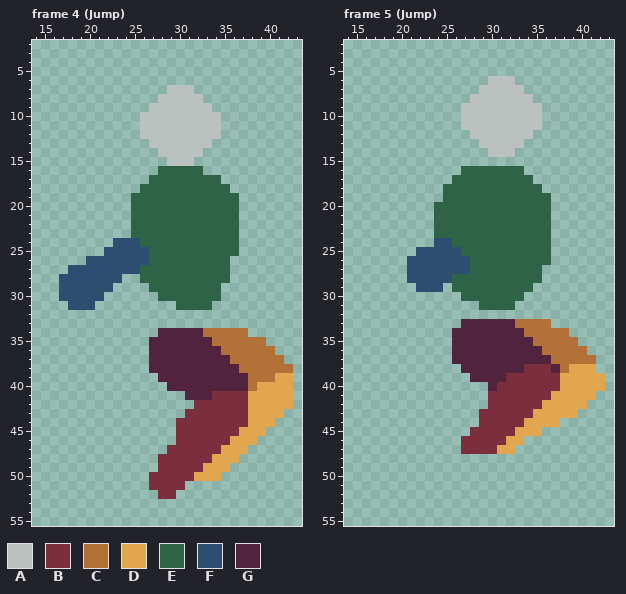
File history of a pixel-art file, Biogenesis_SNZA/Assets/Sprites/Liora/Liora_Jump.aseprite. That is the earlier state.
64x64 pixels, 14 frames. Shown: frame 4 (Jump): x 14..43, y 2..55; frame 5 (Jump): x 14..43, y 2..55. The commit also changed other frames, which this record leaves out.
Palette (. is transparent): A #bbc1be  B #7b2e3d  C #b47137  D #e1a64e  E #2e6348  F #2d4e71  G #52233c
Pixels before, frame 4 (Jump), first column x 17:
 7 ............AAA...........
 8 ...........AAAAA..........
 9 ..........AAAAAAA.........
10 .........AAAAAAAAA........
11 .........AAAAAAAAA........
12 .........AAAAAAAAA........
13 ..........AAAAAAA.........
14 ...........AAAAA..........
15 ............AAA...........
16 ...........EEEEE..........
17 ..........EEEEEEEE........
18 .........EEEEEEEEEE.......
19 ........EEEEEEEEEEEE......
20 ........EEEEEEEEEEEE......
21 ........EEEEEEEEEEEE......
22 ........EEEEEEEEEEEE......
23 ........EEEEEEEEEEEE......
24 ......FFFEEEEEEEEEEE......
25 .....FFFFFEEEEEEEEEE......
26 ...FFFFFFFEEEEEEEEE.......
27 .FFFFFFFFEEEEEEEEEE.......
28 FFFFFFF..EEEEEEEEEE.......
29 FFFFFF....EEEEEEEE........
30 FFFFF......EEEEEEE........
31 .FFF.........EEEE.........
32 ..........................
33 ..........................
34 ...........GGGGGCCCCC.....
35 ..........GGGGGGGCCCCCC...
36 ..........GGGGGGGGCCCCCC..
37 ..........GGGGGGGGGCCCCCC.
38 ..........GGGGGGGGGGCCCCCC
39 ...........GGGGGGGGGGCCCDD
40 ............GGGGGGGGGCDDDD
41 ..............GGGBBBBDDDDD
42 ...............BBBBBBDDDDD
43 ..............BBBBBBBDDDD.
44 .............BBBBBBBBDDD..
45 .............BBBBBBBDDD...
46 .............BBBBBBDDD....
47 ............BBBBBBDDD.....
48 ...........BBBBBBDDD......
49 ...........BBBBBDDD.......
50 ..........BBBBBDDD........
51 ..........BBBB............
52 ...........BB.............
Pixels before, frame 5 (Jump), first column x 21:
 6 .........AAA..........
 7 ........AAAAA.........
 8 .......AAAAAAA........
 9 ......AAAAAAAAA.......
10 ......AAAAAAAAA.......
11 ......AAAAAAAAA.......
12 .......AAAAAAA........
13 ........AAAAA.........
14 .........AAA..........
15 ......................
16 ......EEEEEEE.........
17 .....EEEEEEEEE........
18 ....EEEEEEEEEEE.......
19 ....EEEEEEEEEEEE......
20 ...EEEEEEEEEEEEE......
21 ...EEEEEEEEEEEEE......
22 ...EEEEEEEEEEEEE......
23 ...EEEEEEEEEEEEE......
24 ...FFEEEEEEEEEEE......
25 .FFFFFEEEEEEEEEE......
26 FFFFFFFEEEEEEEEE......
27 FFFFFFFEEEEEEEE.......
28 FFFFFEEEEEEEEEE.......
29 .FFF.EEEEEEEEE........
30 ......EEEEEEE.........
31 ........EEEE..........
32 ......................
33 ......GGGGGGCCCC......
34 .....GGGGGGGGCCCCC....
35 .....GGGGGGGGGCCCCC...
36 .....GGGGGGGGGGCCCCC..
37 .....GGGGGGGGGGGCCCCC.
38 ......GGGGGGGBBBGCDDD.
39 .......GGGGBBBBBBDDDDD
40 .........GBBBBBBBDDDDD
41 .........BBBBBBBDDDDD.
42 .........BBBBBBDDDDD..
43 ........BBBBBBDDDDD...
44 ........BBBBBDDDD.....
45 .......BBBBBDDD.......
46 ......BBBBBDD.........
47 ......BBBBDD..........
After:
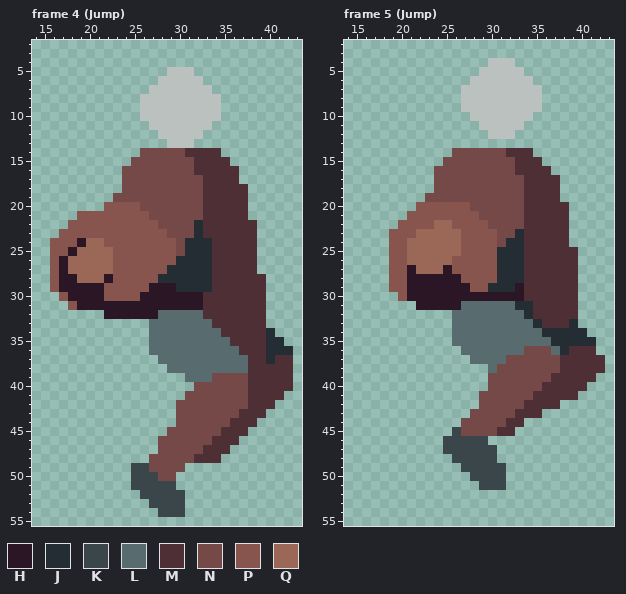
Colours new in this view: H #2b1625  J #232d33  K #3a464a  L #586b6f  M #4e2f35  N #754947  P #88544e  Q #9b6757
Message: Personal Roberto y Actualización Jump
Changes in this commit:
layer "Layer 4" added
layer "Layer 5" added
Changed rows in their new state; - is an unchanged pixel.
Frame 4 (Jump), layers "Layer 5", "Layer 4", "Layer 3":
first column x 16:
 5 -------------AAA-----------
 6 ------------AAAAA----------
 7 -----------AA---AA---------
 8 ----------AA-----AA--------
 9 ----------A-------A--------
11 ----------.-------.--------
12 ----------..-----..--------
13 -----------..---..---------
14 ----------NNNNNMMMM--------
15 ---------NNNNNNNMMMM-------
16 --------NNNNNNNNMMMMM------
17 --------NNNNNNNNNMMMM------
18 --------NNNNNNNNNMMMMM-----
19 -------NNNNNNNNNNMMMMM-----
20 ------PPPPNNNNNNNMMMMM-----
21 ---PPPPPPPPNNNNNNMMMMM-----
22 --PPPPPPPPPPNNNNJMMMMMM----
23 -PPPPPPPPPPPPNNNJMMMMMM----
24 PPPHQQPPPPPPPPNJJJMMMMM----
25 PPHQQQQPPPPPPPNJJJMMMMM----
26 PHQQQQQPPPPPPPJJJJMMMMM----
27 PHQQQQQPPPPPPJJJJJMMMMM----
28 PHHQQQHPPPPPJJJJJJMMMMMM---
29 PHHHHHPPPPPHHHJJJJMMMMMM---
30 -PHHHHPPPPHHHHHHHMMMMMMM---
31 --PHHHHHHHHHHHHHHMMMMMMM---
32 ------HHHHHHLLLLLMMMMMMM---
33 -----------LLLLLLLMMMMMM---
34 -----------LLLLLLLLMMMMMJ--
35 -----------LLLLLLLLLMMMMJJ-
36 -----------LLLLLLLLLLMMMJJJ
37 -----------.LLLLLLLLLLMMJMM
38 -----------..LLLLLLLLLMMMMM
39 ------------...LLLNNNNMMMMM
40 -------------...NNNNNNMMMMM
41 ---------------NNNNNNNMMMM.
42 --------------NNNNNNNNMMM..
43 --------------NNNNNNNMMM..-
44 --------------NNNNNNMMM..--
45 -------------NNNNNNMMM..---
46 ------------NNNNNNMMM..----
47 ------------NNNNNMMM..-----
48 -----------NNNNNMMM..------
49 ---------KKNNNN.....-------
50 ---------KKKNN.....--------
51 ---------KKKKK.------------
52 ----------KKKKK------------
53 -----------KKKK------------
54 ------------KKK------------
Frame 5 (Jump), layers "Layer 5", "Layer 4", "Layer 3":
first column x 19:
 4 -----------AAA----------
 5 ----------AAAAA---------
 6 ---------AA---AA--------
 7 --------AA-----AA-------
 8 --------A-------A-------
10 --------.-------.-------
11 --------..-----..-------
12 ---------..---..--------
13 ----------.....---------
14 -------NNNNNNMMM--------
15 ------NNNNNNNNMMM-------
16 -----NNNNNNNNNMMMM------
17 -----NNNNNNNNNNMMMM-----
18 -----NNNNNNNNNNMMMM-----
19 ----NNNNNNNNNNNMMMM-----
20 ---PPPPPPNNNNNNMMMMM----
21 --PPPPPPPPNNNNNMMMMM----
22 -PPPPQQPPPPNNNNMMMMM----
23 PPPQQQQQPPPPNNJMMMMM----
24 PPQQQQQQPPPPNJJMMMMM----
25 PPQQQQQQPPPPJJJMMMMMM---
26 PPQQQQQPPPPPJJJMMMMMM---
27 PPHQQQHPPPPPJJJMMMMMM---
28 PPHHHHHHPPPPJJJMMMMMM---
29 PPHHHHHHHPPJJJHMMMMMM---
30 -PHHHHHHHHHHHHHMMMMMM---
31 ---HHHHHLLLLLLJJMMMMM---
32 -------LLLLLLLLJMMMMM---
33 -------LLLLLLLLLJMMMJ---
34 -------LLLLLLLLLLJJJJJ--
35 -------LLLLLLLLLLLJJJJJ-
36 -------.LLLLLLLNNNLJMMM-
37 -------..LLLLNNNNNNMMMMM
38 --------...LNNNNNNNMMMMM
39 ---------..NNNNNNNMMMMM.
40 -----------NNNNNNMMMMM..
41 ----------NNNNNNMMMMM..-
42 ----------NNNNNMMMM...--
43 ---------NNNNNMMM....---
44 --------NNNNNMM....-----
45 -------KNNNNMM...-------
46 ------KKKKK....---------
47 ------KKKKKK..----------
48 -------KKKKK------------
49 --------KKKKK-----------
50 ---------KKKK-----------
51 ----------KKK-----------
